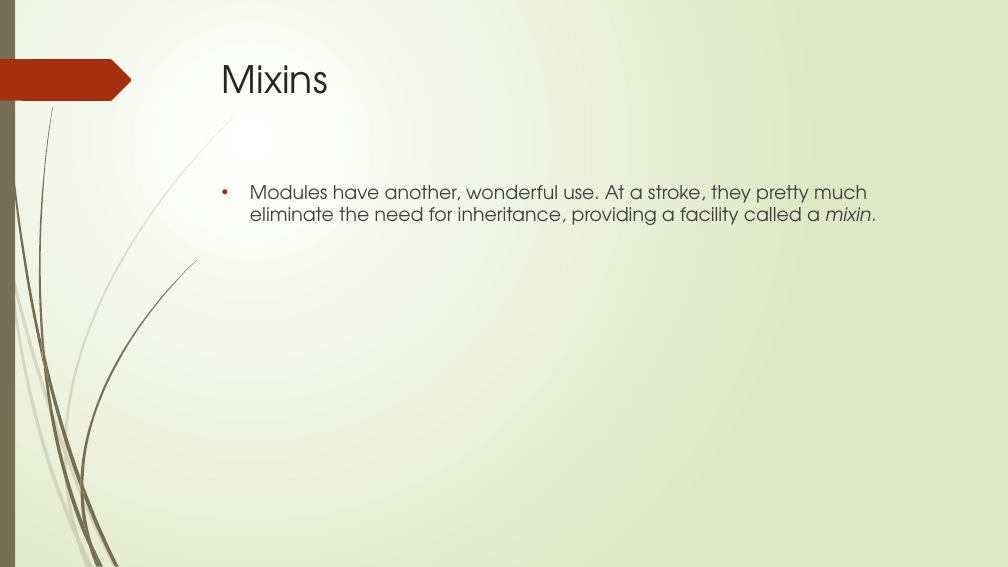
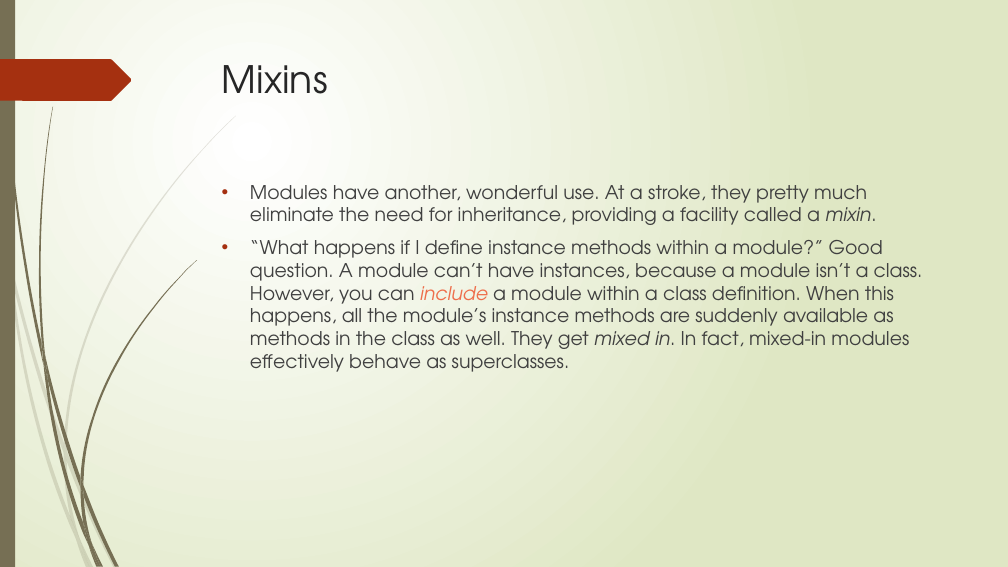
Before and after one commit to angelmoralesb/Fedesoft, a slide deck: slide 25 of ProyectoRuby/PresentacionRuby.pptx (slide 27 before the commit). Drawn at 1008x567 pixels with LibreOffice and Linux fonts; fonts in the diff are those of the drawing. Boxes give left, top, right and bottom in pixels: in the first picture for what was removed or moved away, otherwise in the second. Text is boxed around its words. In the diff, an @@ line names an element or a change of style, - is before the commit and + after.

```diff
--- a/ProyectoRuby/PresentacionRuby.pptx
+++ b/ProyectoRuby/PresentacionRuby.pptx
@@ text at [250,240,923,372]: paragraph added @@
+• “What happens if I define instance methods within a module?” Good question. A module can’t have instances, because a module isn’t a class. However, you can include a module within a class definition. When this happens, all the module’s instance methods are suddenly available as methods in the class as well. They get mixed in. In fact, mixed-in modules effectively behave as superclasses.
```
Also in this commit, not shown: 9 other slides changed, 30 slides added, 3 slides removed, 1 other file.
